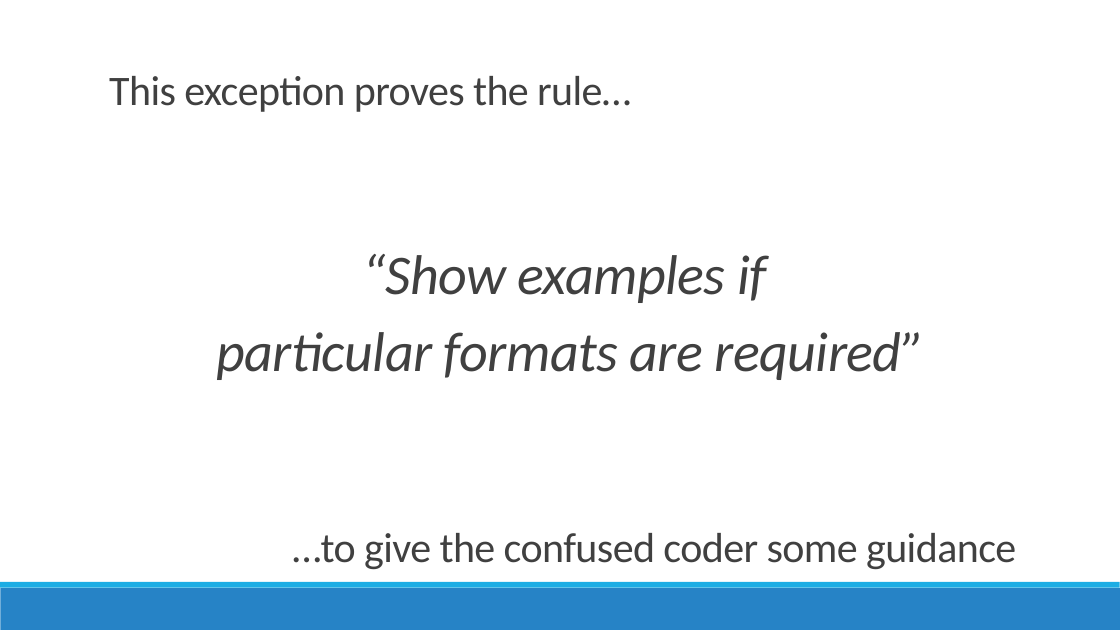
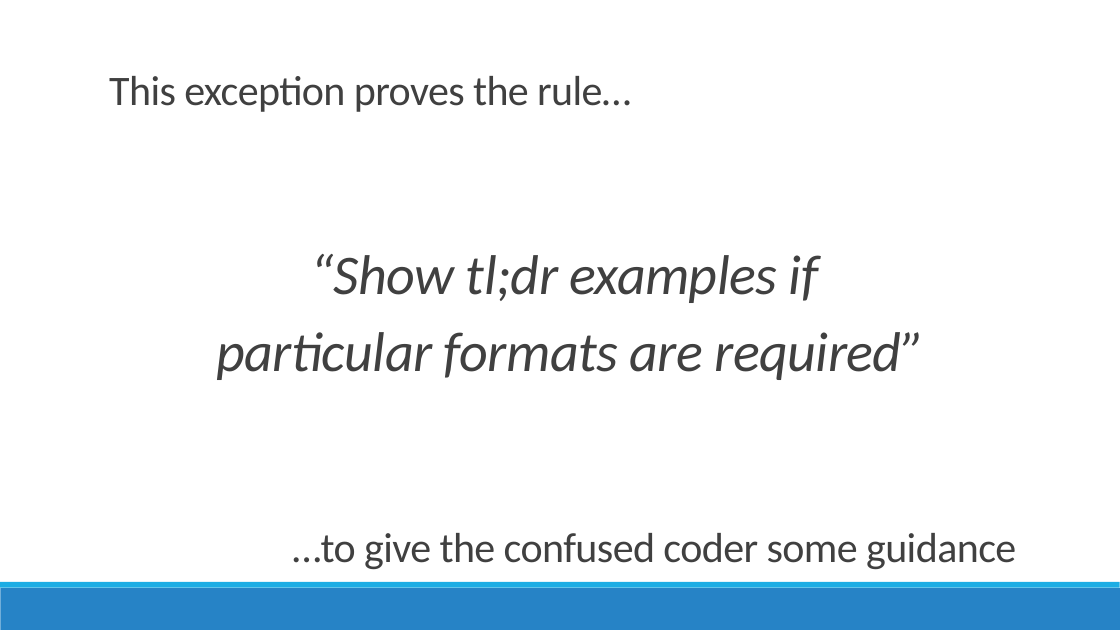
Before and after one commit to jamesrcounts/ExceptionalTalk, a slide deck: slide 19 of Talk.pptx (slide 13 before the commit). Drawn at 1120x630 pixels with LibreOffice and Linux fonts; fonts in the diff are those of the drawing. Boxes give left, top, right and bottom in pixels: in the first picture for what was removed or moved away, otherwise in the second. Text is boxed around its words. In the diff, an @@ line names an element or a change of style, - is before the commit and + after.

Commit message:
2 more exceptions

```diff
--- a/Talk.pptx
+++ b/Talk.pptx
@@ text at (x1=311, y1=254, x2=818, y2=303): text changed @@
-  “Show examples if
+  “Show tl;dr examples if
```
Also in this commit, not shown: 8 slides added, 11 other files.
